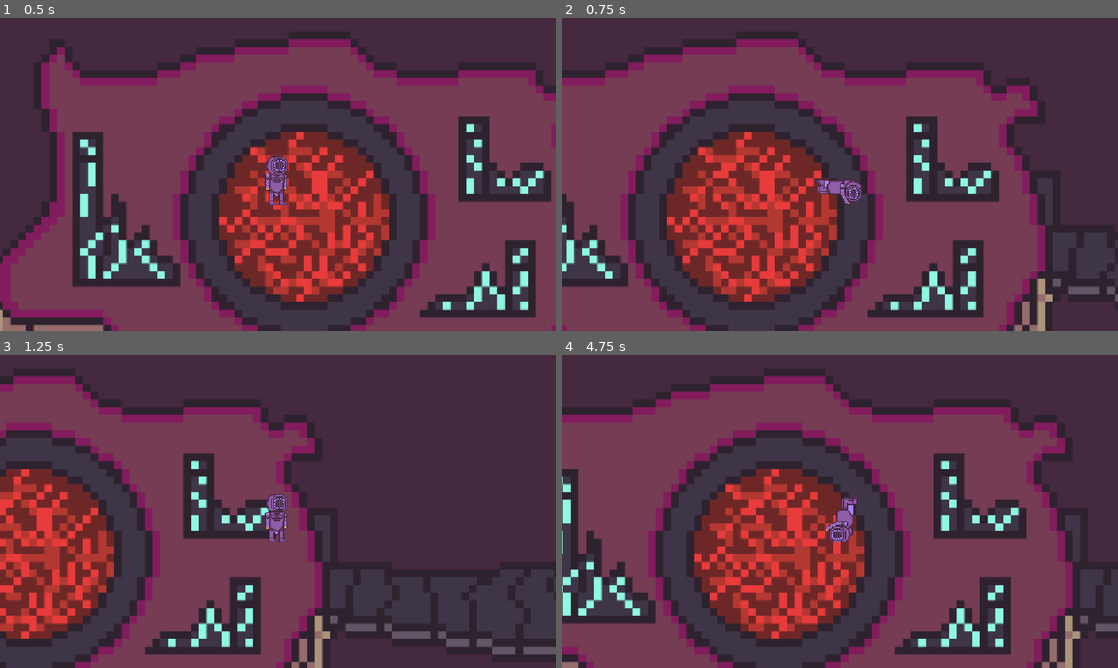
Above: before the commit, frames 1-4 (two rows, left to right).
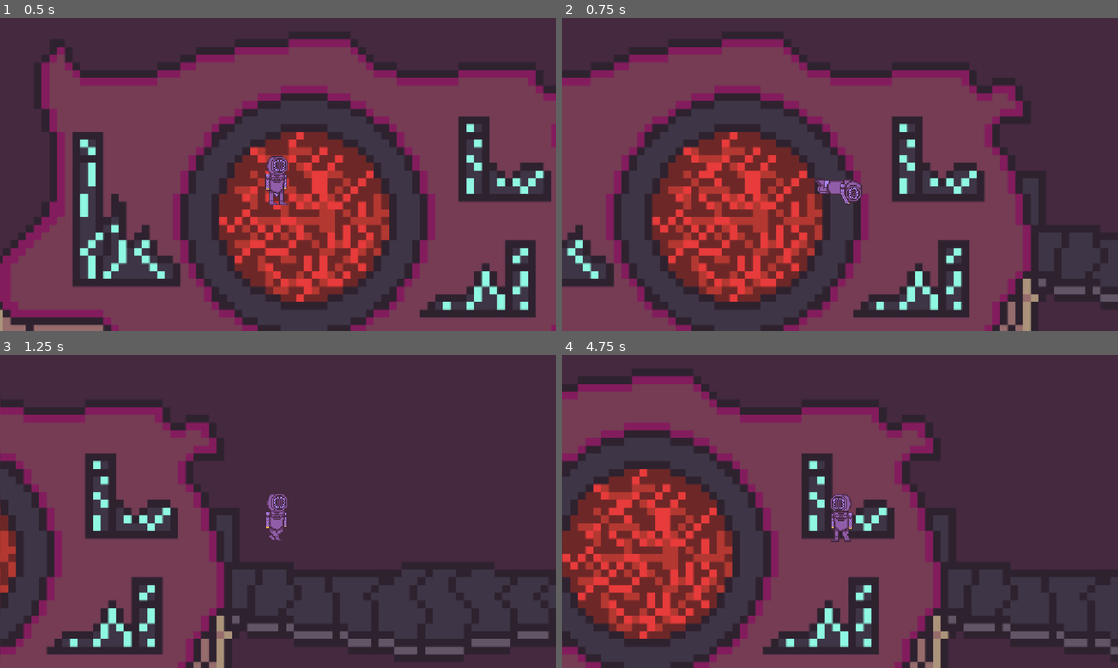
Above: after the commit, the same moments.

Repository: vishnuyadali-beep/Project-Blood
Game: Godot game, scene res://scenes/levels/main.tscn
Two runs of this game, one before a commit and one after it. Both use one fixed random seed, a clock stepped at 60 frames per second and the inputs below.
Inputs:
- Up to frame 1 (0.5 s): no input
- Up to frame 2 (0.75 s): hold D (move_right) from 0.53 s (still down); tap Shift (dash) at 0.6 s
- Up to frame 3 (1.25 s): keep holding D (move_right)
- Up to frame 4 (4.75 s): release D (move_right) at 1.28 s; hold S (move_down) 1.28-2.03 s; tap Shift (dash) every 0.75 s from 1.35 to 4.35 s; hold D (move_right) 2.03-2.78 s; hold W (move_up) 2.78-3.53 s; hold A (move_left) from 3.53 s (still down)

Frame 1 is identical in both runs. In frame 2, 28% of the frame differs, in the area x 0-100%, y 6-100%; in frame 3, 36%; in frame 4, 61%.

Commit message:
Refactored code for better understanding and implemented walking animation

Diff:
--- a/scenes/player/player.gd
+++ b/scenes/player/player.gd
@@ -1,38 +1,51 @@
 extends CharacterBody2D
-var speed = 300
+signal hit
+
+var speed = 400 # How fast the player will move (pixels/sec).
+var screen_size # Size of the game window.
+var dash_time = 0.25
 var dash_speed = 800
-var dash_duration = 0.15
-var dash_cooldown = 0.5
+var dash_direction
+var dash_countdown
+var dash_cooldown = 1
+var cooldown = 0
 var is_dashing = false
-var can_dash = true
-var dash_direction = Vector2.ZERO
-
 func _ready():
 	$Sprite2D.play("idle")
 
-func _physics_process(delta):
-	var direction = Input.get_vector("move_left", "move_right", "move_up","move_down")
 
+func _process(delta):
+	var velocity = Vector2.ZERO # The player's movement vector.
+	if Input.is_action_pressed("move_right"):
+		velocity.x += 1
+	if Input.is_action_pressed("move_left"):
+		velocity.x -= 1
+	if Input.is_action_pressed("move_down"):
+		velocity.y += 1
+	if Input.is_action_pressed("move_up"):
+		velocity.y -= 1
+	if Input.is_action_just_pressed("dash") and cooldown <= 0 and !is_dashing:
+		_start_dash(velocity)
 	if is_dashing:
-		velocity = dash_direction * dash_speed
+		position += dash_direction * dash_speed * delta
+		$Sprite2D.animation = "dash"
+		dash_countdown -= delta
+		if dash_countdown <= 0:
+			cooldown = dash_cooldown
+			is_dashing = false
 	else:
-		velocity = direction * speed
-		if Input.is_action_just_pressed("dash") and can_dash and direction != Vector2.ZERO:
-			_start_dash(direction)
-	move_and_slide()
-
-func _start_dash(direction):
-	dash_direction = direction
+		if velocity.length() > 0:
+			velocity = velocity.normalized() * speed
+		position += velocity * delta
+		if velocity.x != 0:
+			$Sprite2D.animation = "walk"
+			$Sprite2D.flip_v = false
+			$Sprite2D.flip_h = velocity.x < 0
+		else:
+			$Sprite2D.animation = "idle"
+	if cooldown > 0:
+		cooldown -= delta
+func _start_dash(velocity):
 	is_dashing = true
-	can_dash = false
-	$Sprite2D.play("dash")
-	$DashTimer.start()
-	$DashCooldownTimer.start()
-
-func _on_dash_cooldown_timer_timeout():
-	can_dash = true
-	$Sprite2D.play("idle")
-
-
-func _on_dash_timer_timeout():
-	is_dashing = false
+	dash_countdown = dash_time
+	dash_direction = velocity.normalized()
--- a/scenes/player/player.tscn
+++ b/scenes/player/player.tscn
@@ -3,6 +3,7 @@
 [ext_resource type="Script" uid="uid://x77rdqkkb4lq" path="res://scenes/player/player.gd" id="1_4flbx"]
 [ext_resource type="Texture2D" uid="uid://bruj4ibayrk35" path="res://assets/sprites/Main_Character1_V5-Sheet.png" id="2_dovo2"]
 [ext_resource type="Texture2D" uid="uid://v0kr7bs3u02" path="res://assets/sprites/Main_Character1_V5_Roll-Sheet.png" id="2_gmlin"]
+[ext_resource type="Texture2D" uid="uid://b2rvwi5rdrqri" path="res://assets/sprites/Main_Character1_V5._Walkingaseprite-Sheet.png" id="4_lvxji"]
 
 [sub_resource type="AtlasTexture" id="AtlasTexture_ugbui"]
 atlas = ExtResource("2_gmlin")
@@ -63,6 +64,34 @@
 [sub_resource type="AtlasTexture" id="AtlasTexture_gx1jg"]
 atlas = ExtResource("2_dovo2")
 region = Rect2(640, 0, 64, 64)
+
+[sub_resource type="AtlasTexture" id="AtlasTexture_uf5tr"]
+atlas = ExtResource("4_lvxji")
+region = Rect2(0, 0, 64, 64)
+
+[sub_resource type="AtlasTexture" id="AtlasTexture_lgqa7"]
+atlas = ExtResource("4_lvxji")
+region = Rect2(64, 0, 64, 64)
+
+[sub_resource type="AtlasTexture" id="AtlasTexture_8ydkj"]
+atlas = ExtResource("4_lvxji")
+region = Rect2(128, 0, 64, 64)
+
+[sub_resource type="AtlasTexture" id="AtlasTexture_3j4b4"]
+atlas = ExtResource("4_lvxji")
+region = Rect2(192, 0, 64, 64)
+
+[sub_resource type="AtlasTexture" id="AtlasTexture_yj68g"]
+atlas = ExtResource("4_lvxji")
+region = Rect2(256, 0, 64, 64)
+
+[sub_resource type="AtlasTexture" id="AtlasTexture_ioxgp"]
+atlas = ExtResource("4_lvxji")
+region = Rect2(320, 0, 64, 64)
+
+[sub_resource type="AtlasTexture" id="AtlasTexture_cnsyf"]
+atlas = ExtResource("4_lvxji")
+region = Rect2(384, 0, 64, 64)
 
 [sub_resource type="SpriteFrames" id="SpriteFrames_y0acb"]
 animations = [{
@@ -120,6 +149,32 @@
 "loop": 1,
 "name": &"idle",
 "speed": 5.0
+}, {
+"frames": [{
+"duration": 1.0,
+"texture": SubResource("AtlasTexture_uf5tr")
+}, {
+"duration": 1.0,
+"texture": SubResource("AtlasTexture_lgqa7")
+}, {
+"duration": 1.0,
+"texture": SubResource("AtlasTexture_8ydkj")
+}, {
+"duration": 1.0,
+"texture": SubResource("AtlasTexture_3j4b4")
+}, {
+"duration": 1.0,
+"texture": SubResource("AtlasTexture_yj68g")
+}, {
+"duration": 1.0,
+"texture": SubResource("AtlasTexture_ioxgp")
+}, {
+"duration": 1.0,
+"texture": SubResource("AtlasTexture_cnsyf")
+}],
+"loop": 1,
+"name": &"walk",
+"speed": 5.0
 }]
 
 [sub_resource type="RectangleShape2D" id="RectangleShape2D_6bx2n"]
Binary file added: assets/sprites/Main_Character1_V5._Walkingaseprite-Sheet.png
Not shown, added: assets/sprites/Main_Character1_V5._Walkingaseprite-Sheet.png.import
